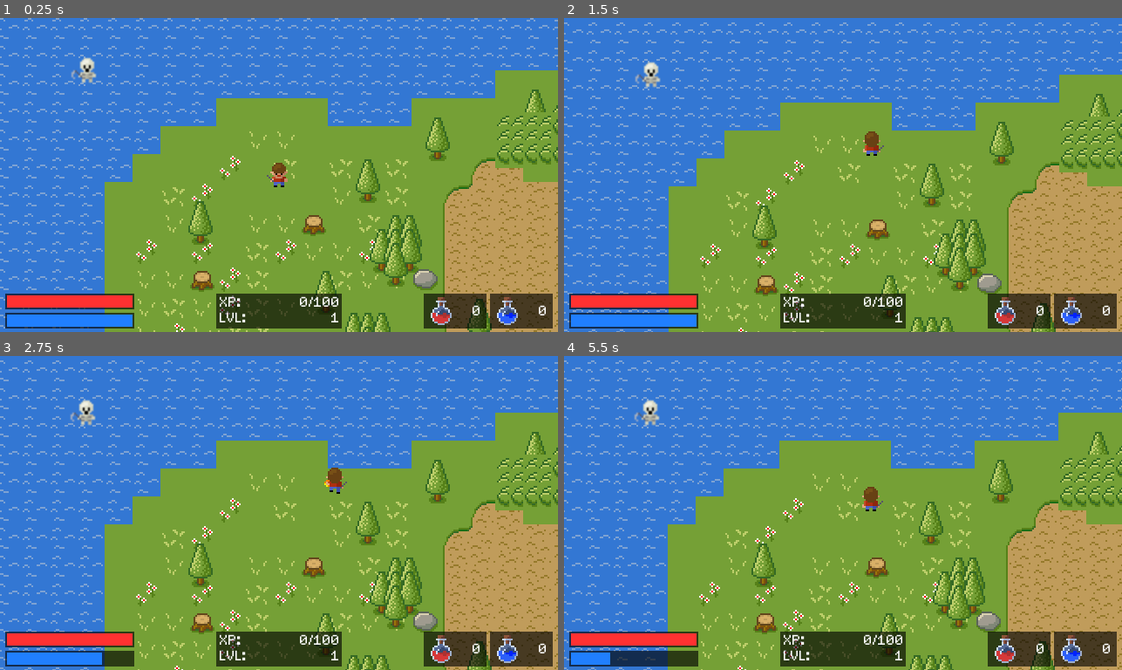
Above: before the commit, frames 1-4 (two rows, left to right).
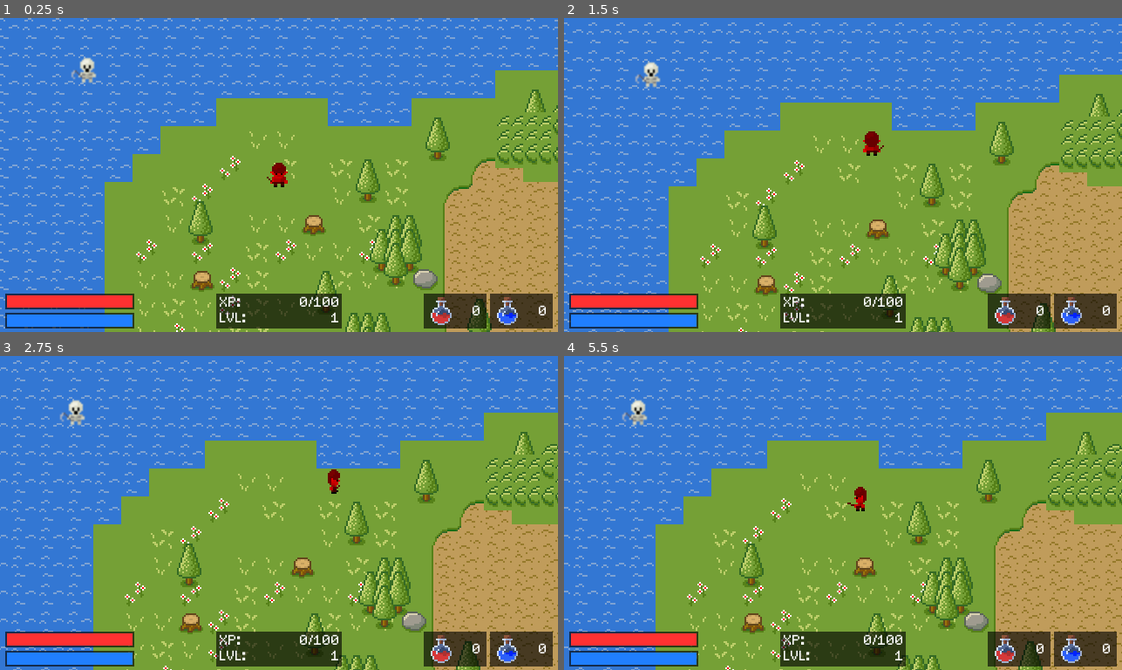
Above: after the commit, the same moments.

Repository: hennifant/rpg
Game: Godot game, scene res://Scenes/Main.tscn
Same seed, same stepped clock (60 frames per second), same inputs: the game is played once before the commit and once after it. The project has no main scene, so this scene is started directly.
Inputs (mouse positions are in pixels of both pictures, inside the frame that each line leads up to):
- Up to frame 1 (0.25 s): no input
- Up to frame 2 (1.5 s): tap Enter at 0.5 s; drag from (843, 175) to (898, 105) at 0.52 s; drag from (731, 190) to (815, 237) at 1.27 s
- Up to frame 3 (2.75 s): tap Space (attack) at 2 s; move the mouse to (334, 443) at 2.02 s; hold Right (ui_right) from 2.03 s (still down); hold Space (attack) from 2.03 s (still down); click (334, 443) at 2.17 s; tap Ctrl (fireball) at 2.3 s
- Up to frame 4 (5.5 s): release Right (ui_right) at 2.75 s; release Space (attack) at 2.75 s; drag from (815, 575) to (675, 465) at 2.77 s; move the mouse to (1010, 560) at 3.52 s; hold Left (ui_left) 3.53-4.25 s; hold Space (attack) 3.53-4.25 s; click (1010, 560) at 3.67 s; tap Ctrl (fireball) at 3.8, 5.3 s; drag from (675, 465) to (759, 434) at 4.27 s; tap Enter at 5 s; move the mouse to (870, 513) at 5.02 s; hold Down (ui_down) from 5.03 s (still down); hold Space (attack) from 5.03 s (still down); click (870, 513) at 5.17 s

The runs differ from the first frame. In frame 1, 0.2% of the frame differs, in the area x 47-52%, y 46-54%; in frame 2, 0.2%; in frame 3, 20%; in frame 4, 20%, in the area x 0-100%, y 1-100%.

Commit message:
Added attacks and damage

Diff:
--- /dev/null
+++ b/Scenes/Fireball.tscn
@@ -0,0 +1,46 @@
+[gd_scene load_steps=12 format=2]
+
+[ext_resource path="res://Entities/Fireballs/fireball_fly_2.png" type="Texture" id=1]
+[ext_resource path="res://Entities/Fireballs/fireball_fly_3.png" type="Texture" id=2]
+[ext_resource path="res://Entities/Fireballs/fireball_explode_2.png" type="Texture" id=3]
+[ext_resource path="res://Entities/Fireballs/fireball_explode_3.png" type="Texture" id=4]
+[ext_resource path="res://Entities/Fireballs/fireball_explode_1.png" type="Texture" id=5]
+[ext_resource path="res://Entities/Fireballs/fireball_fly_1.png" type="Texture" id=6]
+[ext_resource path="res://Entities/Fireballs/fireball_explode_4.png" type="Texture" id=7]
+[ext_resource path="res://Scripts/Fireball.gd" type="Script" id=8]
+[ext_resource path="res://Entities/Fireballs/fireball_fly_4.png" type="Texture" id=9]
+
+[sub_resource type="SpriteFrames" id=1]
+animations = [ {
+"frames": [ ExtResource( 5 ), ExtResource( 3 ), ExtResource( 4 ), ExtResource( 7 ) ],
+"loop": false,
+"name": "explode",
+"speed": 5.0
+}, {
+"frames": [ ExtResource( 6 ), ExtResource( 1 ), ExtResource( 2 ), ExtResource( 9 ) ],
+"loop": true,
+"name": "fly",
+"speed": 5.0
+} ]
+
+[sub_resource type="CircleShape2D" id=2]
+radius = 3.0
+
+[node name="Fireball" type="Area2D"]
+script = ExtResource( 8 )
+
+[node name="AnimatedSprite" type="AnimatedSprite" parent="."]
+frames = SubResource( 1 )
+animation = "fly"
+frame = 3
+playing = true
+
+[node name="CollisionShape2D" type="CollisionShape2D" parent="."]
+shape = SubResource( 2 )
+
+[node name="Timer" type="Timer" parent="."]
+wait_time = 2.0
+autostart = true
+
+[connection signal="body_entered" from="." to="." method="_on_Fireball_body_entered"]
+[connection signal="animation_finished" from="AnimatedSprite" to="." method="_on_AnimatedSprite_animation_finished"]
--- a/Scenes/Main.tscn
+++ b/Scenes/Main.tscn
@@ -126,6 +126,37 @@
 [sub_resource type="RectangleShape2D" id=1]
 extents = Vector2( 5, 7 )
 
+[sub_resource type="Animation" id=4]
+resource_name = "GameOver"
+tracks/0/type = "value"
+tracks/0/path = NodePath("../CanvasLayer/GameOver:modulate")
+tracks/0/interp = 1
+tracks/0/loop_wrap = true
+tracks/0/imported = false
+tracks/0/enabled = true
+tracks/0/keys = {
+"times": PoolRealArray( 0, 1 ),
+"transitions": PoolRealArray( 1, 1 ),
+"update": 0,
+"values": [ Color( 1, 1, 1, 0 ), Color( 1, 1, 1, 1 ) ]
+}
+
+[sub_resource type="Animation" id=3]
+resource_name = "Hit"
+length = 0.2
+tracks/0/type = "value"
+tracks/0/path = NodePath("Sprite:modulate")
+tracks/0/interp = 1
+tracks/0/loop_wrap = true
+tracks/0/imported = false
+tracks/0/enabled = true
+tracks/0/keys = {
+"times": PoolRealArray( 0, 0.2 ),
+"transitions": PoolRealArray( 1, 1 ),
+"update": 1,
+"values": [ Color( 1, 0, 0, 1 ), Color( 1, 1, 1, 1 ) ]
+}
+
 [node name="Root" type="Node"]
 
 [node name="Player" type="KinematicBody2D" parent="."]
@@ -135,9 +166,9 @@
 script = ExtResource( 2 )
 
 [node name="Sprite" type="AnimatedSprite" parent="Player"]
+modulate = Color( 1, 0, 0, 1 )
 frames = SubResource( 2 )
 animation = "down_idle"
-frame = 1
 playing = true
 
 [node name="CollisionShape2D" type="CollisionShape2D" parent="Player"]
@@ -147,6 +178,14 @@
 current = true
 drag_margin_h_enabled = true
 drag_margin_v_enabled = true
+
+[node name="RayCast2D" type="RayCast2D" parent="Player"]
+enabled = true
+cast_to = Vector2( 0, 8 )
+
+[node name="AnimationPlayer" type="AnimationPlayer" parent="Player"]
+anims/GameOver = SubResource( 4 )
+anims/Hit = SubResource( 3 )
 
 [node name="TileMap" type="TileMap" parent="."]
 tile_set = ExtResource( 3 )
@@ -282,6 +321,22 @@
 region_enabled = true
 region_rect = Rect2( 16, 0, 16, 16 )
 
+[node name="GameOver" type="ColorRect" parent="CanvasLayer"]
+modulate = Color( 1, 1, 1, 0 )
+margin_right = 320.0
+margin_bottom = 180.0
+mouse_filter = 2
+color = Color( 0.54902, 0, 0, 1 )
+
+[node name="Label" type="Label" parent="CanvasLayer/GameOver"]
+margin_left = 125.0
+margin_top = 85.0
+margin_right = 195.0
+margin_bottom = 95.0
+custom_fonts/font = ExtResource( 36 )
+text = "GAME OVER"
+align = 1
+
 [node name="Skeleton" parent="." instance=ExtResource( 38 )]
 
 [node name="SkeletonSpawner" parent="." instance=ExtResource( 39 )]
--- a/Scenes/Skeleton.tscn
+++ b/Scenes/Skeleton.tscn
@@ -108,6 +108,22 @@
 [sub_resource type="RectangleShape2D" id=2]
 extents = Vector2( 5, 7 )
 
+[sub_resource type="Animation" id=3]
+resource_name = "Hit"
+length = 0.2
+tracks/0/type = "value"
+tracks/0/path = NodePath("AnimatedSprite:modulate")
+tracks/0/interp = 1
+tracks/0/loop_wrap = true
+tracks/0/imported = false
+tracks/0/enabled = true
+tracks/0/keys = {
+"times": PoolRealArray( 0, 0.2 ),
+"transitions": PoolRealArray( 1, 1 ),
+"update": 1,
+"values": [ Color( 1, 0, 0, 1 ), Color( 1, 1, 1, 1 ) ]
+}
+
 [node name="Skeleton" type="KinematicBody2D"]
 script = ExtResource( 31 )
 
@@ -122,5 +138,13 @@
 [node name="Timer" type="Timer" parent="."]
 wait_time = 0.25
 
+[node name="AnimationPlayer" type="AnimationPlayer" parent="."]
+anims/Hit = SubResource( 3 )
+
+[node name="RayCast2D" type="RayCast2D" parent="."]
+enabled = true
+cast_to = Vector2( 0, 16 )
+
 [connection signal="animation_finished" from="AnimatedSprite" to="." method="_on_AnimatedSprite_animation_finished"]
+[connection signal="frame_changed" from="AnimatedSprite" to="." method="_on_AnimatedSprite_frame_changed"]
 [connection signal="timeout" from="Timer" to="." method="_on_Timer_timeout"]
--- /dev/null
+++ b/Scripts/Fireball.gd
@@ -0,0 +1,45 @@
+extends Area2D
+
+var tilemap
+var speed = 80
+var direction : Vector2
+var attack_damage
+
+
+func _ready():
+	tilemap = get_tree().root.get_node("Root/TileMap")
+
+
+func _process(delta):
+	position = position + speed * delta * direction
+
+
+func _on_Fireball_body_entered(body):
+	# Ignore collision with Player and Water
+	if body.name == "Player":
+		return
+
+	if body.name == "TileMap":
+		var cell_coord = tilemap.world_to_map(position)
+		var cell_type_id = tilemap.get_cellv(cell_coord)
+		if cell_type_id == tilemap.tile_set.find_tile_by_name("Water"):
+			return
+
+	# If the fireball hit a Skeleton, call the hit() function
+	if body.name.find("Skeleton") >= 0:
+		body.hit(attack_damage)
+
+	# Stop the movement and explode
+	direction = Vector2.ZERO
+	$AnimatedSprite.play("explode")
+
+	# Play explosion sound
+	$SoundExplosion.play()
+
+func _on_AnimatedSprite_animation_finished():
+	if $AnimatedSprite.animation == "explode":
+		get_tree().queue_delete(self)
+
+
+func _on_Timer_timeout():
+	$AnimatedSprite.play("explode")
--- a/Scripts/Player.gd
+++ b/Scripts/Player.gd
@@ -15,8 +15,20 @@
 var last_direction = Vector2(0, 1)
 var attack_playing = false
 
+# Attack variables
+var attack_cooldown_time = 1000
+var next_attack_time = 0
+var attack_damage = 30
+
+# Fireball variables
+var fireball_damage = 50
+var fireball_cooldown_time = 1000
+var next_fireball_time = 0
+
 # Player dragging flag
 var drag_enabled = false
+
+var fireball_scene = preload("res://Scenes/Fireball.tscn")
 
 signal player_stats_changed
 
@@ -61,6 +73,9 @@
 
 	if attack_playing:
 		movement = 0.3 * movement
+	# Turn RayCast2D toward movement direction
+	if direction != Vector2.ZERO:
+		$RayCast2D.cast_to = direction.normalized() * 8
 
 	# Execute movement
 	move_and_collide(movement)
@@ -82,16 +97,33 @@
 			drag_enabled = false
 
 	if event.is_action_pressed("attack"):
-		attack_playing = true
-		var animation = get_animation_direction(last_direction) + "_attack"
-		$Sprite.play(animation)
-	elif event.is_action_pressed("fireball"):
-		if mana >= 25:
-			mana = mana - 25
-			emit_signal("player_stats_changed", self)
+		# Check if player can attack
+		var now = OS.get_ticks_msec()
+		if now >= next_attack_time:
+			# What's the target?
+			var target = $RayCast2D.get_collider()
+			if target != null:
+				if target.name.find("Skeleton") >= 0:
+					# Skeleton hit!
+					target.hit(attack_damage)
+			# Play attack animation
 			attack_playing = true
-			var animation = get_animation_direction(last_direction) + "_fireball"
+			var animation = get_animation_direction(last_direction) + "_attack"
 			$Sprite.play(animation)
+			# Add cooldown time to current time
+			next_attack_time = now + attack_cooldown_time
+		elif event.is_action_pressed("fireball"):
+
+			if mana >= 25 and now >= next_fireball_time:
+				# Update mana
+				mana = mana - 25
+				emit_signal("player_stats_changed", self)
+				# Play fireball animation
+				attack_playing = true
+				var animation = get_animation_direction(last_direction) + "_fireball"
+				$Sprite.play(animation)
+				# Add cooldown time to current time
+				next_fireball_time = now + fireball_cooldown_time
 
 
 func get_animation_direction(direction: Vector2):
@@ -125,3 +157,19 @@
 
 func _on_Sprite_animation_finished():
 	attack_playing = false
+	if $Sprite.animation.ends_with("_fireball"):
+		# Instantiate Fireball
+		var fireball = fireball_scene.instance()
+		fireball.attack_damage = fireball_damage
+		fireball.direction = last_direction.normalized()
+		fireball.position = position + last_direction.normalized() * 4
+		get_tree().root.get_node("Root").add_child(fireball)
+
+func hit(damage):
+	health -= damage
+	emit_signal("player_stats_changed", self)
+	if health <= 0:
+		set_process(false)
+		$AnimationPlayer.play("GameOver")
+	else:
+		$AnimationPlayer.play("Hit")
--- a/Scripts/Skeleton.gd
+++ b/Scripts/Skeleton.gd
@@ -1,4 +1,6 @@
 extends KinematicBody2D
+
+signal death
 
 # Node references
 var player
@@ -12,12 +14,38 @@
 var last_direction = Vector2(0, 1)
 var bounce_countdown = 0
 
+# Skeleton stats
+var health = 100
+var health_max = 100
+var health_regeneration = 1
+
+# Attack variables
+var attack_damage = 10
+var attack_cooldown_time = 1500
+var next_attack_time = 0
+
 # Animation variables
 var other_animation_playing = false
 
 func _ready():
 	player = get_tree().root.get_node("Root/Player")
 	rng.randomize()
+
+func _process(delta):
+	# Regenerates health
+	health = min(health + health_regeneration * delta, health_max)
+	# Check if Skeleton can attack
+	var now = OS.get_ticks_msec()
+	if now >= next_attack_time:
+		# What's the target?
+		var target = $RayCast2D.get_collider()
+		if target != null and target.name == "Player" and player.health > 0:
+			# Play attack animation
+			other_animation_playing = true
+			var animation = get_animation_direction(last_direction) + "_attack"
+			$AnimatedSprite.play(animation)
+			# Add cooldown time to current time
+			next_attack_time = now + attack_cooldown_time
 
 func _on_Timer_timeout():
 		# Calculate the position of the player relative to the skeleton
@@ -53,6 +81,9 @@
 	# Animate skeleton based on direction
 	if not other_animation_playing:
 		animates_monster(direction)
+# Turn RayCast2D toward movement direction
+	if direction != Vector2.ZERO:
+		$RayCast2D.cast_to = direction.normalized() * 16
 
 func get_animation_direction(direction: Vector2):
 			var norm_direction = direction.normalized()
@@ -88,4 +119,24 @@
 	if $AnimatedSprite.animation == "birth":
 		$AnimatedSprite.animation = "down_idle"
 		$Timer.start()
+	elif $AnimatedSprite.animation == "death":
+		get_tree().queue_delete(self)
 	other_animation_playing = false
+
+func _on_AnimatedSprite_frame_changed():
+	if $AnimatedSprite.animation.ends_with("_attack") and $AnimatedSprite.frame == 1:
+		var target = $RayCast2D.get_collider()
+		if target != null and target.name == "Player" and player.health > 0:
+			player.hit(attack_damage)
+
+func hit(damage):
+	health -= damage
+	if health > 0:
+		$AnimationPlayer.play("Hit")
+	else:
+		$Timer.stop()
+		direction = Vector2.ZERO
+		set_process(false)
+		other_animation_playing = true
+		$AnimatedSprite.play("death")
+		emit_signal("death")
--- a/Scripts/SkeletonSpawner.gd
+++ b/Scripts/SkeletonSpawner.gd
@@ -33,7 +33,6 @@
 	# Instance the skeleton scene and add it to the scene tree
 	var skeleton = skeleton_scene.instance()
 	add_child(skeleton)
-
 	# Connect Skeleton's death signal to the spawner
 	skeleton.connect("death", self, "_on_Skeleton_death")
 
Binary file added: Entities/Fireballs/fireball_explode_1.png
Not shown, added: Entities/Fireballs/fireball_explode_1.png.import
Binary file added: Entities/Fireballs/fireball_explode_2.png
Not shown, added: Entities/Fireballs/fireball_explode_2.png.import
Binary file added: Entities/Fireballs/fireball_explode_3.png
Not shown, added: Entities/Fireballs/fireball_explode_3.png.import
Binary file added: Entities/Fireballs/fireball_explode_4.png
Not shown, added: Entities/Fireballs/fireball_explode_4.png.import
Binary file added: Entities/Fireballs/fireball_fly_1.png
Not shown, added: Entities/Fireballs/fireball_fly_1.png.import
Binary file added: Entities/Fireballs/fireball_fly_2.png
Not shown, added: Entities/Fireballs/fireball_fly_2.png.import
(and 6 more such lines)
